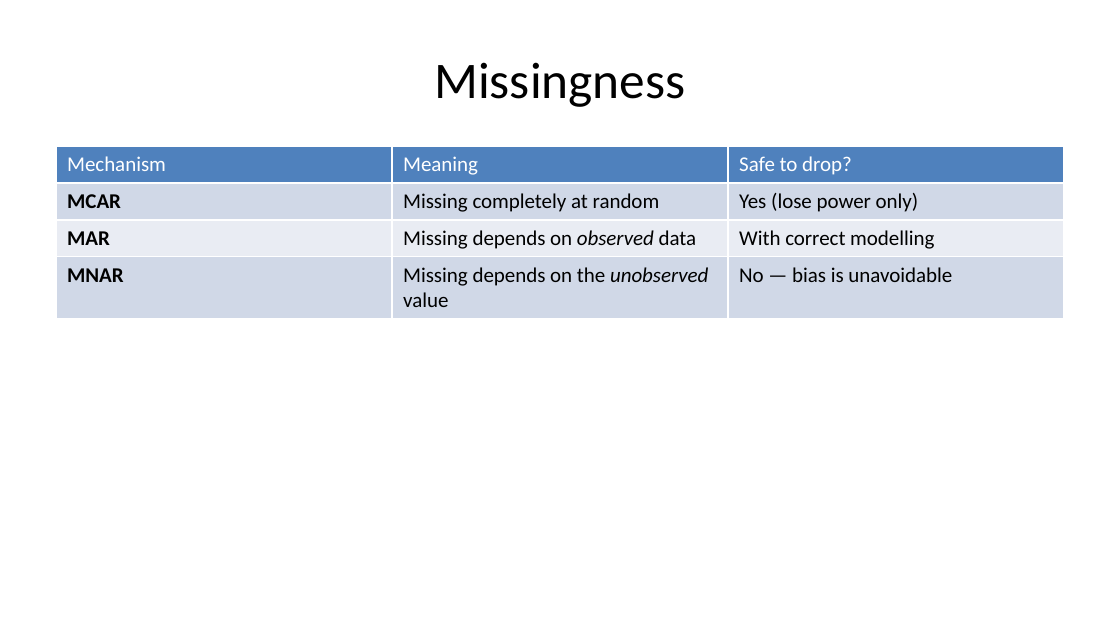
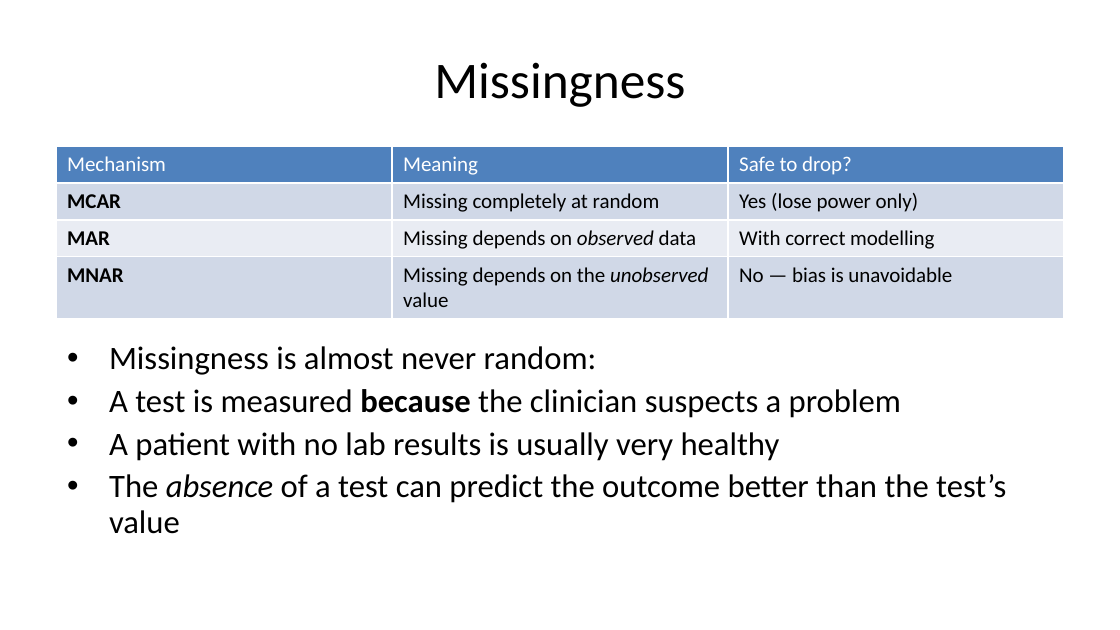
Before and after one commit to pauldubois98/AdcancedTopicsDataScience2026, a slide deck: slide 16 of Course01/slides.pptx (slide 14 before the commit). Drawn at 1120x630 pixels with LibreOffice and Linux fonts; fonts in the diff are those of the drawing. Boxes give left, top, right and bottom in pixels: in the first picture for what was removed or moved away, otherwise in the second. Text is boxed around its words. In the diff, an @@ line names an element or a change of style, - is before the commit and + after.

```diff
--- a/Course01/slides.pptx
+++ b/Course01/slides.pptx
@@ text added at (109,346,1006,534), 21 pt, text #000000 @@
+• Missingness is almost never random:
+• A test is measured because the clinician suspects a problem
+• A patient with no lab results is usually very healthy
+• The absence of a test can predict the outcome better than the test’s value
```
Also in this commit, not shown: 2 other slides changed, 7 slides added, 1 slide removed, 2 other files.
